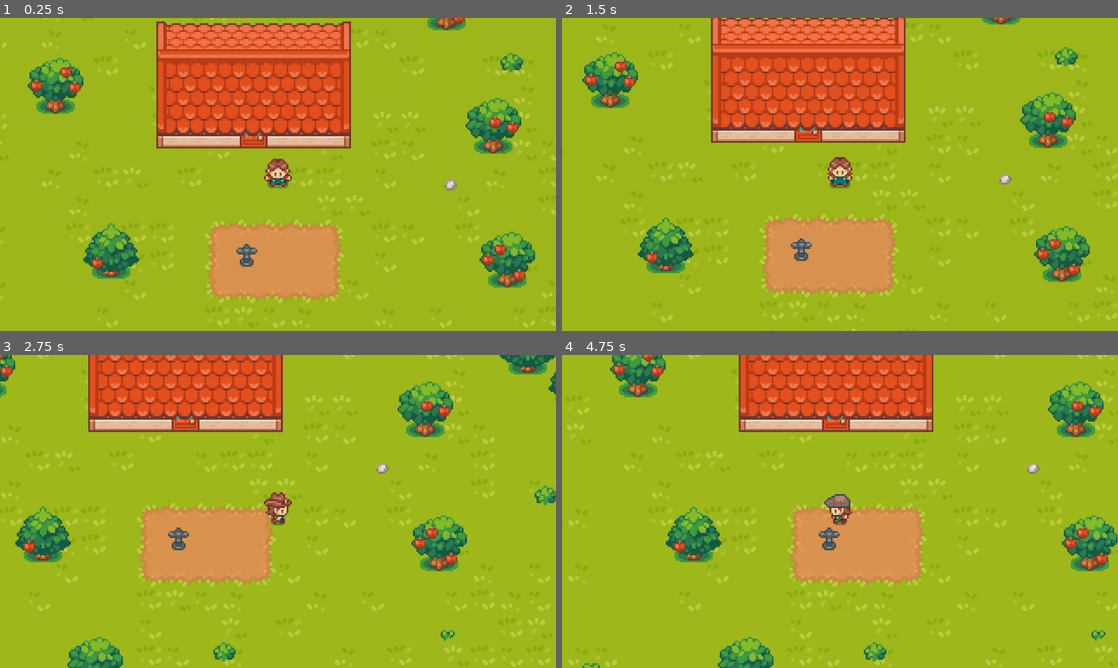
Above: before the commit, frames 1-4 (two rows, left to right).
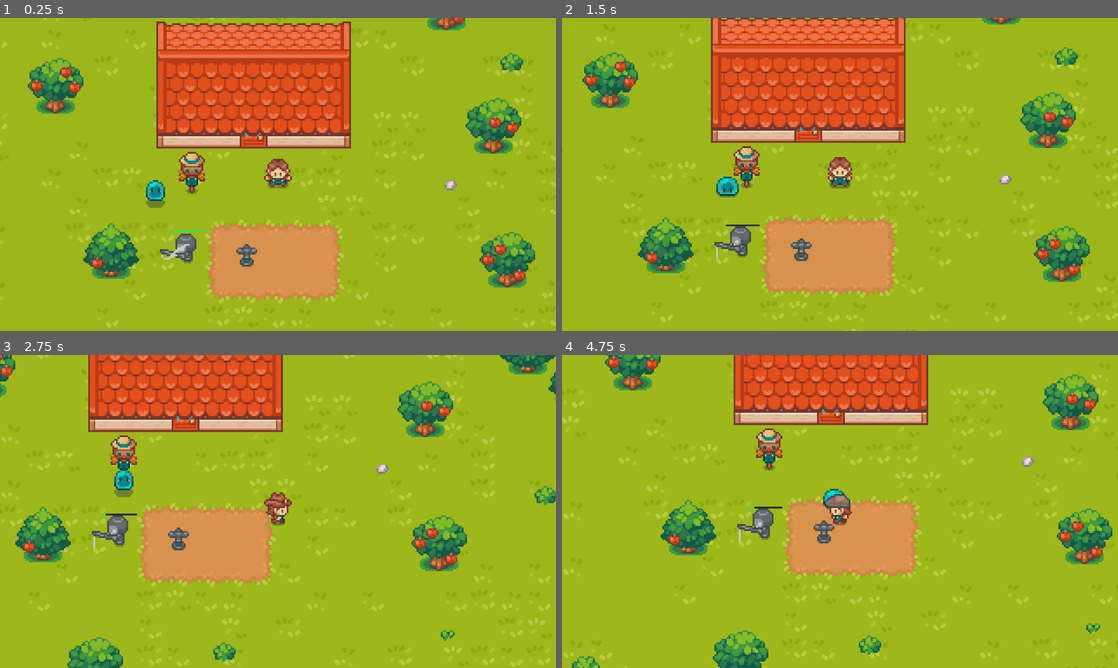
Above: after the commit, the same moments.

Repository: jkaczor6/GodotValley
Game: Godot game, scene res://scenes/levels/level.tscn
Two runs of this game, one before a commit and one after it. Both use one fixed random seed, a clock stepped at 60 frames per second and the inputs below.
Inputs:
- Up to frame 1 (0.25 s): no input
- Up to frame 2 (1.5 s): hold D (right) 0.53-1.28 s; tap Space (action) at 0.6 s; hold S (down) from 1.28 s (still down); tap N (diagnose) at 1.35 s
- Up to frame 3 (2.75 s): release S (down) at 2.03 s; hold D (right) from 2.03 s (still down); tap T (style_toggle) at 2.1 s
- Up to frame 4 (4.75 s): release D (right) at 2.78 s; hold C (seed_forward) 2.78-3.53 s; tap Space (action) at 2.85 s; hold A (left) from 3.53 s (still down); tap N (diagnose) at 3.6 s; tap T (style_toggle) at 4.35 s

The runs differ from the first frame. In frame 1, 1.1% of the frame differs, in the area x 26-37%, y 42-79%; in frame 2, 1.1%; in frame 3, 1.1%; in frame 4, 18%, in the area x 0-100%, y 0-100%.

Commit message:
added fisher and scarecrow with functionality

Diff:
--- a/scenes/levels/level.gd
+++ b/scenes/levels/level.gd
@@ -2,6 +2,7 @@
 
 var plant_scene = preload("res://scenes/objects/plant.tscn")
 var plant_info_scene = preload("res://scenes/ui/plant_info.tscn")
+var projectile_scene = preload("res://scenes/machines/projectile.tscn")
 var used_cells: Array[Vector2i]
 var raining: bool:
 	set(value):
@@ -55,6 +56,7 @@
 
 func _ready() -> void:
 	Data.forecast_rain = [true, false].pick_random()
+	$Objects/Scarecrow.connect("shoot_projectile", create_projectile)
 
 func _process(_delta: float) -> void:
 	var daytime_point = 1 - ($Timers/DayTimer.time_left / $Timers/DayTimer.wait_time)
@@ -88,3 +90,8 @@
 
 func plant_death(coord: Vector2i):
 	used_cells.erase(coord)
+
+func create_projectile(start_pos: Vector2, dir: Vector2):
+	var projectile = projectile_scene.instantiate()
+	projectile.setup(start_pos, dir)
+	$Objects.add_child(projectile)
--- a/scenes/levels/level.tscn
+++ b/scenes/levels/level.tscn
@@ -13,7 +13,10 @@
 [ext_resource type="PackedScene" uid="uid://nus0c464jyhk" path="res://scenes/levels/house.tscn" id="10_qogh7"]
 [ext_resource type="PackedScene" uid="uid://b3tnsha7n5b84" path="res://scenes/ui/plant_info_container.tscn" id="10_rmjfq"]
 [ext_resource type="PackedScene" uid="uid://dpcgnt2laes2s" path="res://scenes/machines/sprinkler.tscn" id="11_8iyoh"]
+[ext_resource type="PackedScene" uid="uid://10ely72skbca" path="res://scenes/machines/fisher.tscn" id="12_5mi6g"]
 [ext_resource type="Texture2D" uid="uid://da1u0rhfjt8a3" path="res://graphics/weather/drops.png" id="12_qogh7"]
+[ext_resource type="PackedScene" uid="uid://bn6bec7pdr53y" path="res://scenes/machines/scarecrow.tscn" id="13_b8j7q"]
+[ext_resource type="PackedScene" uid="uid://4njyoggo2j5r" path="res://scenes/objects/blob.tscn" id="14_b8j7q"]
 
 [sub_resource type="Gradient" id="Gradient_ouxo3"]
 offsets = PackedFloat32Array(0, 0.2369146, 0.3966942, 1)
@@ -997,7 +1000,6 @@
 [node name="SimpleObject3" parent="Objects" unique_id=157085473 instance=ExtResource("8_ouxo3")]
 position = Vector2(31, 467)
 size = 3
-style = 0
 random = true
 
 [node name="SimpleObject4" parent="Objects" unique_id=464652059 instance=ExtResource("8_ouxo3")]
@@ -1008,68 +1010,68 @@
 [node name="SimpleObject5" parent="Objects" unique_id=351454795 instance=ExtResource("8_ouxo3")]
 z_index = -1
 position = Vector2(45, 201)
-size = 0
+size = 1
 random = true
 
 [node name="SimpleObject9" parent="Objects" unique_id=1161524051 instance=ExtResource("8_ouxo3")]
 z_index = -1
 position = Vector2(131, 213)
-size = 0
-random = true
-
-[node name="SimpleObject10" parent="Objects" unique_id=1588403882 instance=ExtResource("8_ouxo3")]
-z_index = -1
-position = Vector2(72, 165)
 size = 1
 style = 0
 random = true
 
+[node name="SimpleObject10" parent="Objects" unique_id=1588403882 instance=ExtResource("8_ouxo3")]
+position = Vector2(72, 165)
+random = true
+
 [node name="SimpleObject11" parent="Objects" unique_id=1290505264 instance=ExtResource("8_ouxo3")]
 position = Vector2(192, 207)
+size = 3
 style = 0
 random = true
 
 [node name="SimpleObject13" parent="Objects" unique_id=1771839642 instance=ExtResource("8_ouxo3")]
 position = Vector2(285, 349)
+random = true
+
+[node name="SimpleObject14" parent="Objects" unique_id=636422682 instance=ExtResource("8_ouxo3")]
+position = Vector2(321, 278)
+random = true
+
+[node name="SimpleObject15" parent="Objects" unique_id=919594699 instance=ExtResource("8_ouxo3")]
+position = Vector2(380, 364)
+style = 0
+random = true
+
+[node name="SimpleObject16" parent="Objects" unique_id=259513319 instance=ExtResource("8_ouxo3")]
+z_index = -1
+position = Vector2(323, 442)
+size = 1
+random = true
+
+[node name="SimpleObject17" parent="Objects" unique_id=1344727057 instance=ExtResource("8_ouxo3")]
+z_index = -1
+position = Vector2(195, 454)
+size = 1
+style = 0
+random = true
+
+[node name="SimpleObject18" parent="Objects" unique_id=1298932646 instance=ExtResource("8_ouxo3")]
+z_index = -1
+position = Vector2(247, 516)
+size = 1
+style = 0
+random = true
+
+[node name="SimpleObject6" parent="Objects" unique_id=1459402825 instance=ExtResource("8_ouxo3")]
+position = Vector2(-21, 300)
 size = 3
 style = 0
 random = true
 
-[node name="SimpleObject14" parent="Objects" unique_id=636422682 instance=ExtResource("8_ouxo3")]
-position = Vector2(321, 278)
+[node name="SimpleObject7" parent="Objects" unique_id=1096386129 instance=ExtResource("8_ouxo3")]
+position = Vector2(-43, 276)
 size = 3
-random = true
-
-[node name="SimpleObject15" parent="Objects" unique_id=919594699 instance=ExtResource("8_ouxo3")]
-z_index = -1
-position = Vector2(380, 364)
-size = 1
-style = 0
-random = true
-
-[node name="SimpleObject16" parent="Objects" unique_id=259513319 instance=ExtResource("8_ouxo3")]
-position = Vector2(323, 442)
-random = true
-
-[node name="SimpleObject17" parent="Objects" unique_id=1344727057 instance=ExtResource("8_ouxo3")]
-position = Vector2(195, 454)
-random = true
-
-[node name="SimpleObject18" parent="Objects" unique_id=1298932646 instance=ExtResource("8_ouxo3")]
-position = Vector2(247, 516)
-size = 3
-random = true
-
-[node name="SimpleObject6" parent="Objects" unique_id=1459402825 instance=ExtResource("8_ouxo3")]
-z_index = -1
-position = Vector2(-21, 300)
-size = 1
-random = true
-
-[node name="SimpleObject7" parent="Objects" unique_id=1096386129 instance=ExtResource("8_ouxo3")]
-z_index = -1
-position = Vector2(-43, 276)
-size = 0
 style = 0
 random = true
 
@@ -1079,6 +1081,15 @@
 [node name="Sprinkler" parent="Objects" unique_id=1185526318 instance=ExtResource("11_8iyoh")]
 position = Vector2(168, 387)
 
+[node name="Fisher" parent="Objects" unique_id=1237428364 instance=ExtResource("12_5mi6g")]
+position = Vector2(134, 385)
+
+[node name="Scarecrow" parent="Objects" unique_id=1937228898 instance=ExtResource("13_b8j7q")]
+position = Vector2(136, 343)
+
+[node name="Blob" parent="Objects" unique_id=1767113550 instance=ExtResource("14_b8j7q")]
+position = Vector2(110, 354)
+
 [node name="Overlay" type="Node2D" parent="." unique_id=234068868]
 
 [node name="DayTimeColor" type="CanvasModulate" parent="Overlay" unique_id=844559066]
@@ -1086,7 +1097,6 @@
 [node name="CanvasLayer" type="CanvasLayer" parent="Overlay" unique_id=169142287]
 
 [node name="DayTransitionLayer" type="ColorRect" parent="Overlay/CanvasLayer" unique_id=1901553322]
-visible = false
 material = SubResource("ShaderMaterial_rmjfq")
 anchors_preset = 15
 anchor_right = 1.0
--- /dev/null
+++ b/scenes/machines/fisher.gd
@@ -0,0 +1,17 @@
+extends Machine
+
+func _ready() -> void:
+	start_fishing()
+
+func _process(_delta: float) -> void:
+	var progress = (1 - ($Timer.time_left / $Timer.wait_time)) * 100
+	$Control/TextureProgressBar.value = progress
+
+func _on_timer_timeout() -> void:
+	start_fishing()
+
+func start_fishing():
+	$AnimatedSprite2D.play("left")
+	await $AnimatedSprite2D.animation_finished
+	$AnimatedSprite2D.play("left_idle")
+	$Timer.start()
--- a/scenes/machines/fisher.tscn
+++ b/scenes/machines/fisher.tscn
@@ -1,12 +1,15 @@
 [gd_scene format=3 uid="uid://10ely72skbca"]
 
 [ext_resource type="PackedScene" uid="uid://b2htw7avfreo0" path="res://scenes/machines/machine.tscn" id="1_oysi4"]
+[ext_resource type="Script" uid="uid://3sbpvit8s80y" path="res://scenes/machines/fisher.gd" id="2_3xeds"]
 [ext_resource type="SpriteFrames" uid="uid://prqhluye08u2" path="res://premade/fisher.tres" id="2_pnbx3"]
+[ext_resource type="Texture2D" uid="uid://k4r0km103lsj" path="res://graphics/ui/v_bar.png" id="4_k3aki"]
 
 [sub_resource type="RectangleShape2D" id="RectangleShape2D_3xeds"]
 size = Vector2(6, 10)
 
 [node name="Fisher" unique_id=1185526318 instance=ExtResource("1_oysi4")]
+script = ExtResource("2_3xeds")
 
 [node name="CollisionShape2D" parent="." index="0" unique_id=1255223021]
 shape = SubResource("RectangleShape2D_3xeds")
@@ -14,3 +17,33 @@
 [node name="AnimatedSprite2D" type="AnimatedSprite2D" parent="." index="1" unique_id=108506459]
 sprite_frames = ExtResource("2_pnbx3")
 animation = &"down"
+
+[node name="Timer" type="Timer" parent="." index="2" unique_id=1094236278]
+wait_time = 20.0
+one_shot = true
+
+[node name="Control" type="Control" parent="." index="3" unique_id=2038683104]
+layout_mode = 3
+anchor_left = 0.5
+anchor_top = 0.5
+anchor_right = 0.5
+anchor_bottom = 0.5
+grow_horizontal = 2
+grow_vertical = 2
+
+[node name="TextureProgressBar" type="TextureProgressBar" parent="Control" index="0" unique_id=1742462776]
+custom_minimum_size = Vector2(20, 1)
+layout_mode = 1
+anchors_preset = -1
+anchor_right = 1.0
+anchor_bottom = 1.0
+offset_bottom = -22.0
+grow_horizontal = 2
+grow_vertical = 2
+nine_patch_stretch = true
+texture_under = ExtResource("4_k3aki")
+texture_progress = ExtResource("4_k3aki")
+tint_under = Color(0.18039216, 0.18039216, 0.18039216, 1)
+tint_progress = Color(0.24705882, 1, 0.3882353, 1)
+
+[connection signal="timeout" from="Timer" to="." method="_on_timer_timeout"]
--- /dev/null
+++ b/scenes/machines/projectile.gd
@@ -0,0 +1,21 @@
+extends Area2D
+
+var direction: Vector2
+var speed := 150
+
+func setup(start_pos: Vector2, new_direction: Vector2):
+	position = start_pos
+	direction = new_direction
+
+func _process(delta: float) -> void:
+	position += direction * speed * delta
+
+
+func _on_body_entered(body: Node2D) -> void:
+	if body.is_in_group("Enemies"):
+		body.hit(Enum.Tool.SWORD, direction * -1)
+	queue_free()
+
+
+func _on_timer_timeout() -> void:
+	queue_free()
--- /dev/null
+++ b/scenes/machines/projectile.tscn
@@ -0,0 +1,26 @@
+[gd_scene format=3 uid="uid://vnlmmohkg3eu"]
+
+[ext_resource type="Script" uid="uid://4t6thtu6ka2a" path="res://scenes/machines/projectile.gd" id="1_u4e1p"]
+[ext_resource type="Texture2D" uid="uid://bcs34147dv0mx" path="res://graphics/machines/projectile.png" id="2_hjcpx"]
+
+[sub_resource type="CircleShape2D" id="CircleShape2D_a2yrb"]
+radius = 3.0
+
+[node name="Projectile" type="Area2D" unique_id=417159457]
+collision_layer = 0
+collision_mask = 4
+script = ExtResource("1_u4e1p")
+
+[node name="Sprite2D" type="Sprite2D" parent="." unique_id=2136518269]
+texture = ExtResource("2_hjcpx")
+
+[node name="CollisionShape2D" type="CollisionShape2D" parent="." unique_id=1638217955]
+shape = SubResource("CircleShape2D_a2yrb")
+
+[node name="Timer" type="Timer" parent="." unique_id=735382158]
+wait_time = 10.0
+one_shot = true
+autostart = true
+
+[connection signal="body_entered" from="." to="." method="_on_body_entered"]
+[connection signal="timeout" from="Timer" to="." method="_on_timer_timeout"]
--- /dev/null
+++ b/scenes/machines/scarecrow.gd
@@ -0,0 +1,15 @@
+extends Machine
+
+signal shoot_projectile(start_pos: Vector2, dir: Vector2)
+
+func _on_timer_timeout() -> void:
+	var blobs = get_tree().get_nodes_in_group("Enemies")
+	if blobs:
+		shoot_projectile.emit(position, (get_nearest_blob(blobs).position - position).normalized())
+
+func get_nearest_blob(blobs: Array) -> CharacterBody2D:
+	var nearest = blobs[0]
+	for blob in blobs:
+		if blob.posistion.distance_to(position) <= nearest.position.distance_to(position):
+			nearest = blob
+	return nearest
--- a/scenes/machines/scarecrow.tscn
+++ b/scenes/machines/scarecrow.tscn
@@ -2,17 +2,25 @@
 
 [ext_resource type="PackedScene" uid="uid://b2htw7avfreo0" path="res://scenes/machines/machine.tscn" id="1_0wmfo"]
 [ext_resource type="Texture2D" uid="uid://cv5mm4i7scrv6" path="res://graphics/machines/scarecrow.png" id="2_atxg7"]
+[ext_resource type="Script" uid="uid://dyub632xtwpci" path="res://scenes/machines/scarecrow.gd" id="2_t3vp4"]
 
 [sub_resource type="RectangleShape2D" id="RectangleShape2D_t3vp4"]
-size = Vector2(4, 17)
+size = Vector2(11, 9)
 
 [node name="Scarecrow" unique_id=1185526318 instance=ExtResource("1_0wmfo")]
+script = ExtResource("2_t3vp4")
 
 [node name="CollisionShape2D" parent="." index="0" unique_id=1255223021]
-position = Vector2(1, 2)
+position = Vector2(0.5, 2)
 shape = SubResource("RectangleShape2D_t3vp4")
 
 [node name="Sprite2D" type="Sprite2D" parent="." index="1" unique_id=710160913]
-position = Vector2(0, -3)
+position = Vector2(0, -6)
 texture = ExtResource("2_atxg7")
 hframes = 4
+
+[node name="Timer" type="Timer" parent="." index="2" unique_id=480697904]
+wait_time = 5.0
+autostart = true
+
+[connection signal="timeout" from="Timer" to="." method="_on_timer_timeout"]
--- a/scenes/objects/blob.gd
+++ b/scenes/objects/blob.gd
@@ -16,9 +16,10 @@
 	velocity = direction * speed + push_direction
 	move_and_slide()
 
-func push():
+func push(dir = Vector2.ZERO):
 	var tween = get_tree().create_tween()
-	var target = (player.position - position).normalized() * -1 * push_distance
+	var target_dir = dir if dir else (player.position - position).normalized()
+	var target =  target_dir * -1 * push_distance
 	tween.tween_property(self, "push_direction", target, 0.1)
 	tween.tween_property(self, "push_direction", Vector2.ZERO, 0.2)
 
@@ -26,8 +27,8 @@
 	speed = 0
 	$AnimationPlayer.current_animation = 'explode'
 
-func hit(tool: Enum.Tool):
+func hit(tool: Enum.Tool, dir = Vector2.ZERO):
 	if tool == Enum.Tool.SWORD:
 		$FlashSprite2D.flash()
-		push()
+		push(dir)
 		health -= 1
Not shown, added: scenes/machines/fisher.gd.uid
Not shown, added: scenes/machines/projectile.gd.uid
Not shown, added: scenes/machines/scarecrow.gd.uid
